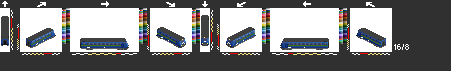
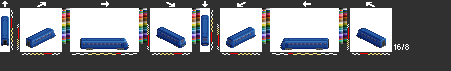
Before/after of a 451px x 71px layered artwork. What changed in the layer stack:
hid "lightr" over left=181, top=37, right=231, bottom=46
hid "bfs1r" over left=1, top=15, right=386, bottom=50
painted on "bfsr" over left=88, top=49, right=321, bottom=50
